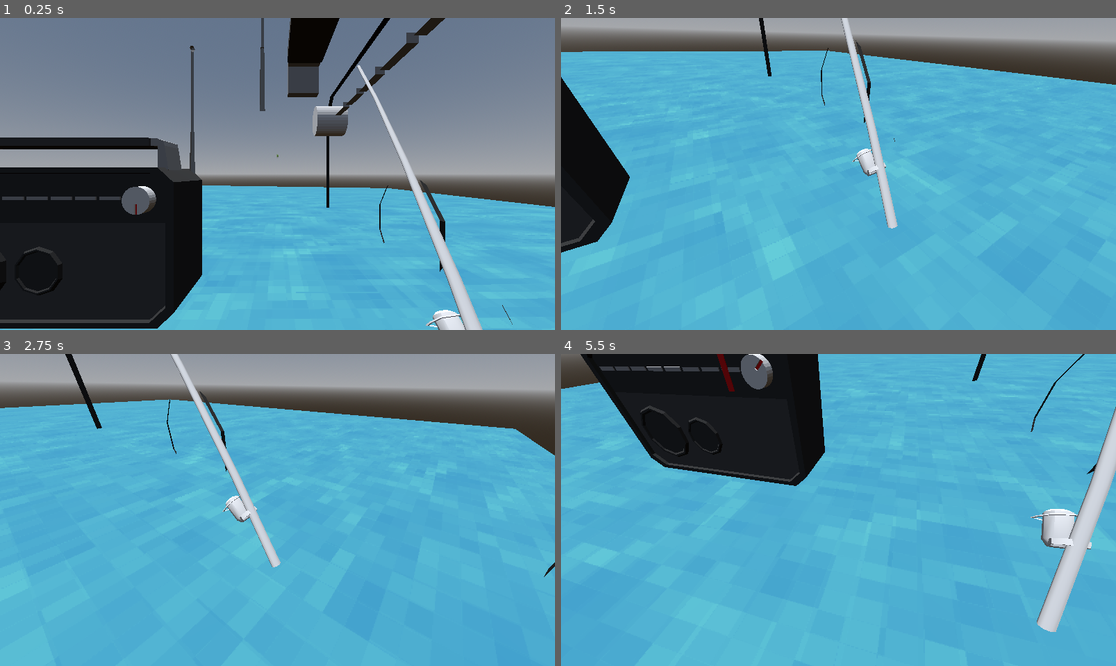
Above: before the commit, frames 1-4 (two rows, left to right).
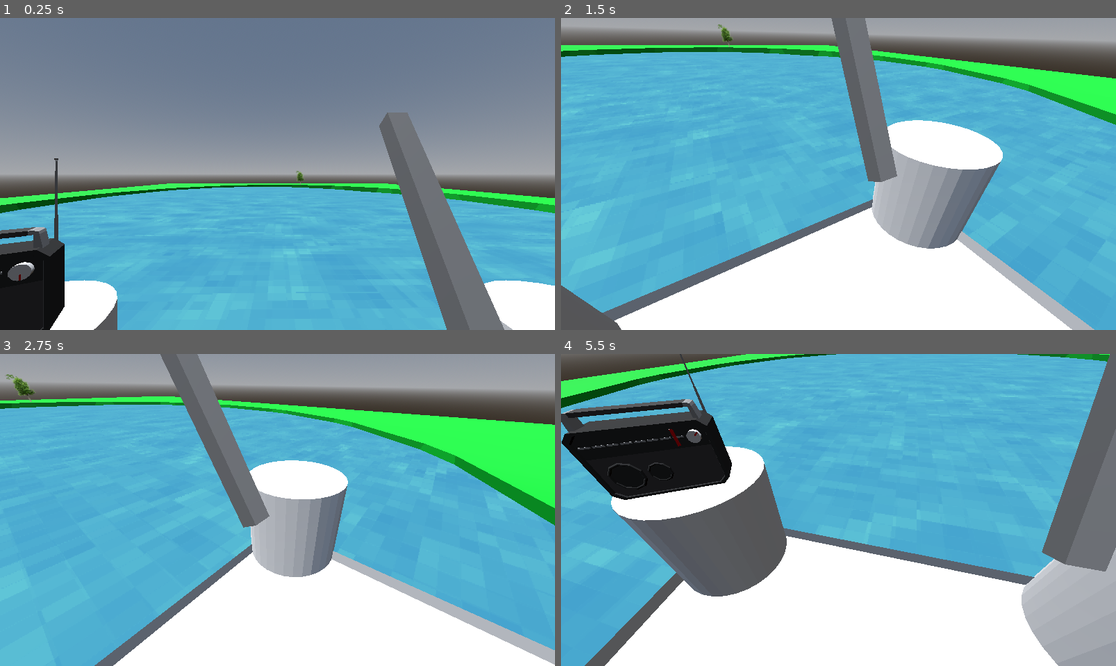
Above: after the commit, the same moments.

Repository: Herodegon/GMTK_2026
Game: Godot game, scene res://scenes/world.tscn
Two runs of this game, one before a commit and one after it. Both use one fixed random seed, a clock stepped at 60 frames per second and the inputs below. Sound files missing from this copy of the repository are replaced by a short silence.
Inputs:
- Up to frame 1 (0.25 s): no input
- Up to frame 2 (1.5 s): hold D (right) 0.53-1.28 s; hold E (interact) 0.53-1.28 s; hold S (down) from 1.28 s (still down); tap E (interact) at 1.35 s
- Up to frame 3 (2.75 s): release S (down) at 2.03 s; hold D (right) from 2.03 s (still down); hold E (interact) from 2.03 s (still down)
- Up to frame 4 (5.5 s): release D (right) at 2.78 s; release E (interact) at 2.78 s; hold W (up) 2.78-3.53 s; tap E (interact) at 2.85, 4.35 s; hold E (interact) 3.53-4.28 s; hold A (left) 3.53-5.03 s; hold S (down) from 5.03 s (still down); hold E (interact) from 5.03 s (still down)

The runs differ from the first frame. In frame 1, 30% of the frame differs, in the area x 0-100%, y 0-100%; in frame 2, 39%; in frame 3, 35%; in frame 4, 58%.

Commit message:
post-merge cleanup

Diff:
--- a/scenes/player.tscn
+++ b/scenes/player.tscn
@@ -1,7 +1,6 @@
 [gd_scene format=3 uid="uid://ck5lenyq7mwgt"]
 
 [ext_resource type="Script" uid="uid://doj4mdl4jliu" path="res://scripts/player.gd" id="1_3vyb7"]
-[ext_resource type="PackedScene" uid="uid://ds24jj5mpm8dx" path="res://assets/models/rod.fbx" id="2_g2els"]
 
 [sub_resource type="Animation" id="Animation_3vyb7"]
 resource_name = "Cast"
@@ -81,11 +80,7 @@
 
 [node name="Mesh" type="CSGMesh3D" parent="Rod" unique_id=1179203605]
 transform = Transform3D(1, 0, 0, 0, 1, 0, 0, 0, 1, 0, 0.5, 0)
-visible = false
 mesh = SubResource("BoxMesh_yt6rh")
-
-[node name="rod" parent="Rod" unique_id=863158693 instance=ExtResource("2_g2els")]
-transform = Transform3D(-1.0927847e-08, 0, 0.25, 0, 0.25, 0, -0.25, 0, -1.0927847e-08, 0, 0, 0)
 
 [node name="Camera" type="Camera3D" parent="." unique_id=1721382717]
 unique_name_in_owner = true
--- a/scenes/radio.tscn
+++ b/scenes/radio.tscn
@@ -8,7 +8,10 @@
 [node name="radio" unique_id=221357753 instance=ExtResource("1_y83x7")]
 script = ExtResource("2_ldjbc")
 
-[node name="Light" parent="." index="1" unique_id=1370361564]
+[node name="Camera" parent="." index="0" unique_id=348148464]
+visible = false
+
+[node name="Light" parent="." index="1" unique_id=1001186822]
 visible = false
 
 [node name="knob" parent="." index="3" unique_id=335573315 instance=ExtResource("3_7h80l")]
--- a/scenes/world.tscn
+++ b/scenes/world.tscn
@@ -2,11 +2,10 @@
 
 [ext_resource type="PackedScene" uid="uid://ck5lenyq7mwgt" path="res://scenes/player.tscn" id="1_nnsk1"]
 [ext_resource type="Shader" uid="uid://dk3sqrori0yc6" path="res://assets/shaders/water_shader.gdshader" id="2_rwgxs"]
-[ext_resource type="Texture2D" uid="uid://ektiiam2i606" path="res://assets/sprites/44_1024x1024.png" id="3_4wyf3"]
+[ext_resource type="Texture2D" uid="uid://tlcvb4dk52vw" path="res://assets/sprites/44_128x128.png" id="3_4wyf3"]
 [ext_resource type="PackedScene" uid="uid://cvmxuyikecdj0" path="res://assets/models/lake_dock.glb" id="4_k0juu"]
 [ext_resource type="Texture2D" uid="uid://cop2q3jl40x72" path="res://assets/sprites/tree.png" id="5_71j4m"]
-[ext_resource type="Texture2D" uid="uid://tlcvb4dk52vw" path="res://assets/sprites/44_128x128.png" id="3_4wyf3"]
-[ext_resource type="PackedScene" uid="uid://s4qt08baqykk" path="res://scenes/radio.tscn" id="4_k0juu"]
+[ext_resource type="PackedScene" uid="uid://s4qt08baqykk" path="res://scenes/radio.tscn" id="6_qfnet"]
 
 [sub_resource type="ProceduralSkyMaterial" id="ProceduralSkyMaterial_rwgxs"]
 
@@ -66,11 +65,12 @@
 mesh = SubResource("BoxMesh_4wyf3")
 material = SubResource("StandardMaterial3D_nnsk1")
 
-[node name="lake_dock" parent="." unique_id=1396140080 instance=ExtResource("4_k0juu")]
-transform = Transform3D(-8.742278e-07, 0, 20, 0, 20, 0, -20, 0, -8.742278e-07, -0.3551669, -9.19143, -12.355739)
+[node name="lake_dock" parent="." unique_id=150056136 instance=ExtResource("4_k0juu")]
+transform = Transform3D(-8.742278e-07, 0, 20, 0, 20, 0, -20, 0, -8.742278e-07, 0, -10.533177, -14.7002)
 
 [node name="Tree" type="Sprite3D" parent="." unique_id=1538844826]
-transform = Transform3D(2.5, 0, 0, 0, 2.5, 0, 0, 0, 2.5, 0, 6.743025, -65.44882)
+transform = Transform3D(10, 0, 0, 0, 10, 0, 0, 0, 10, 7.5327263, -0.29351044, -66.874466)
 texture = ExtResource("5_71j4m")
-[node name="radio" parent="." unique_id=221357753 instance=ExtResource("4_k0juu")]
-transform = Transform3D(1, 0, 0, 0, 1, 0, 0, 0, 1, -1.5130755, 0, -1.6876078)
+
+[node name="radio" parent="." unique_id=221357753 instance=ExtResource("6_qfnet")]
+transform = Transform3D(0.67594, 0, 0.42790794, 0, 0.8, 0, -0.42790794, 0, 0.67594, -2.835584, -0.51936126, -1.7732098)
--- a/scripts/audio_manager.gd
+++ b/scripts/audio_manager.gd
@@ -26,7 +26,7 @@
 var radio_stations = [
 	preload("res://assets/audio/Nature Boy.ogg"),
 	preload("res://assets/audio/sponge.mp3"),
-	preload("res://assets/audio/mario.mp3"),
+	preload("res://assets/audio/luigi.ogg"),
 ]
 
 func sync_radio():
Not shown, added: assets/audio/luigi.ogg.import
Not shown, removed: assets/audio/mario.mp3.import
Not shown, added: assets/sprites/label.png.import
Not shown, added: assets/sprites/metal.png.import
Not shown, added: assets/audio/luigi.ogg
Not shown, changed: assets/audio/mario.mp3
